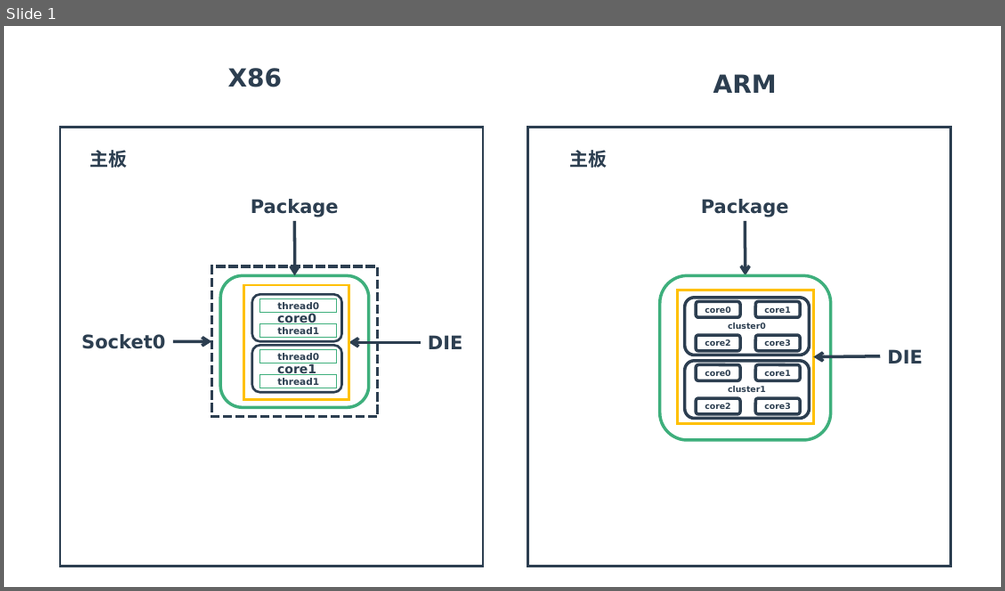
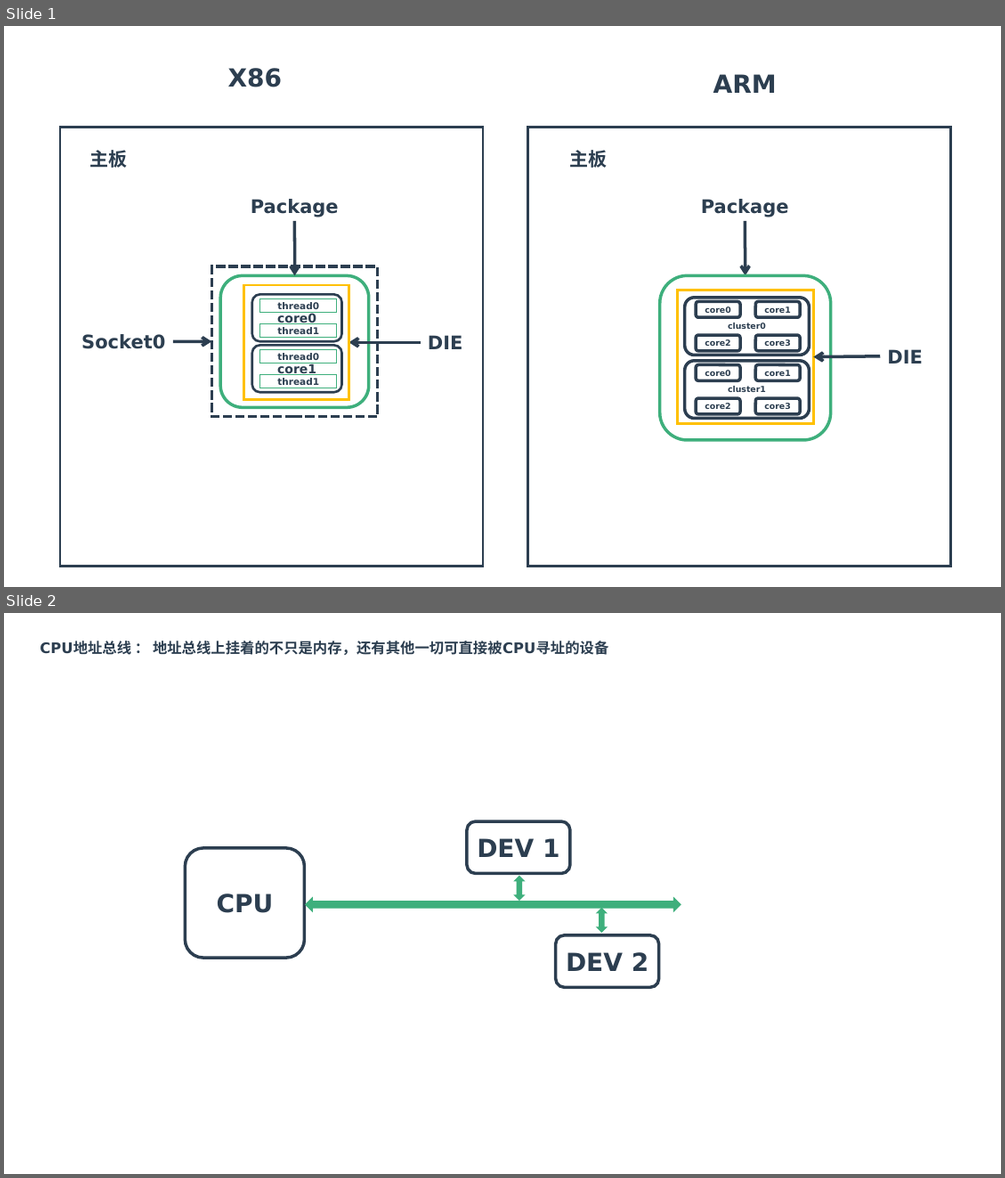
Before and after one commit to zaiqiang-dong/zaiqiang, a slide deck: picture/hardware/hardware/cpu.pptx. Shown one above the other, each under a label of ours: slide 1 before the commit, slides 1 and 2 after it. The pictures are 1005x591 and 1005x1178 pixels, drawn with LibreOffice and Linux fonts; fonts in the diff are those of the drawing. Boxes give left, top, right and bottom in pixels: in the first picture for what was removed or moved away, otherwise in the second. Text is boxed around its words. In the diff, an @@ line names an element or a change of style, - is before the commit and + after.

```diff
--- a/picture/hardware/hardware/cpu.pptx
+++ b/picture/hardware/hardware/cpu.pptx
@@ slide 2 added at bbox=[4, 613, 1001, 1174], background #FFFFFF @@
@@ text added at bbox=[40, 641, 608, 655], 14 pt, text #2C3E50, bold @@
+CPU地址总线 ： 地址总线上挂着的不只是内存，还有其他一切可直接被CPU寻址的设备
@@ rounded rectangle added at bbox=[467, 821, 570, 874], outline #2C3E50 3 pt, 24 pt, text #2C3E50, bold @@
+DEV 1
@@ rounded rectangle added at bbox=[185, 848, 305, 957], outline #2C3E50 3 pt, 24 pt, text #2C3E50, bold @@
+CPU
@@ up down arrow added at bbox=[515, 876, 524, 900], fill #3EAF7C, outline #3EAF7C 1 pt @@
@@ left right arrow added at bbox=[306, 898, 680, 911], fill #3EAF7C, outline #3EAF7C 1 pt @@
@@ up down arrow added at bbox=[597, 908, 606, 933], fill #3EAF7C, outline #3EAF7C 1 pt @@
@@ rounded rectangle added at bbox=[556, 935, 659, 988], outline #2C3E50 3 pt, 24 pt, text #2C3E50, bold @@
+DEV 2
```
Also in this commit, not shown: 4 other slides added, 6 other files.
